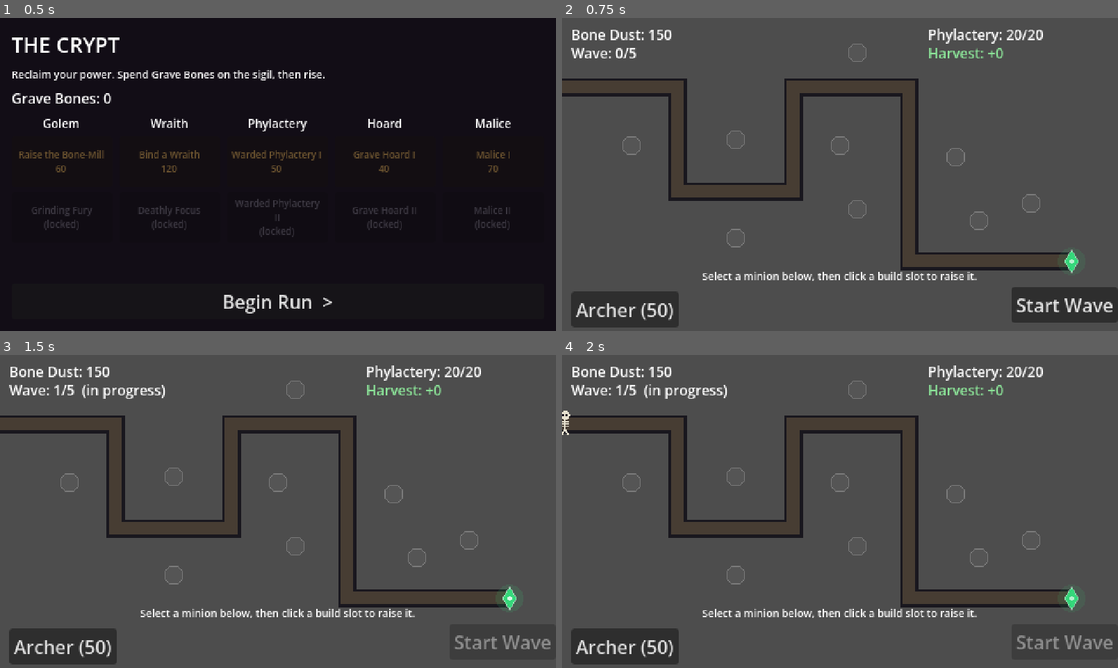
Above: before the commit, frames 1-4 (two rows, left to right).
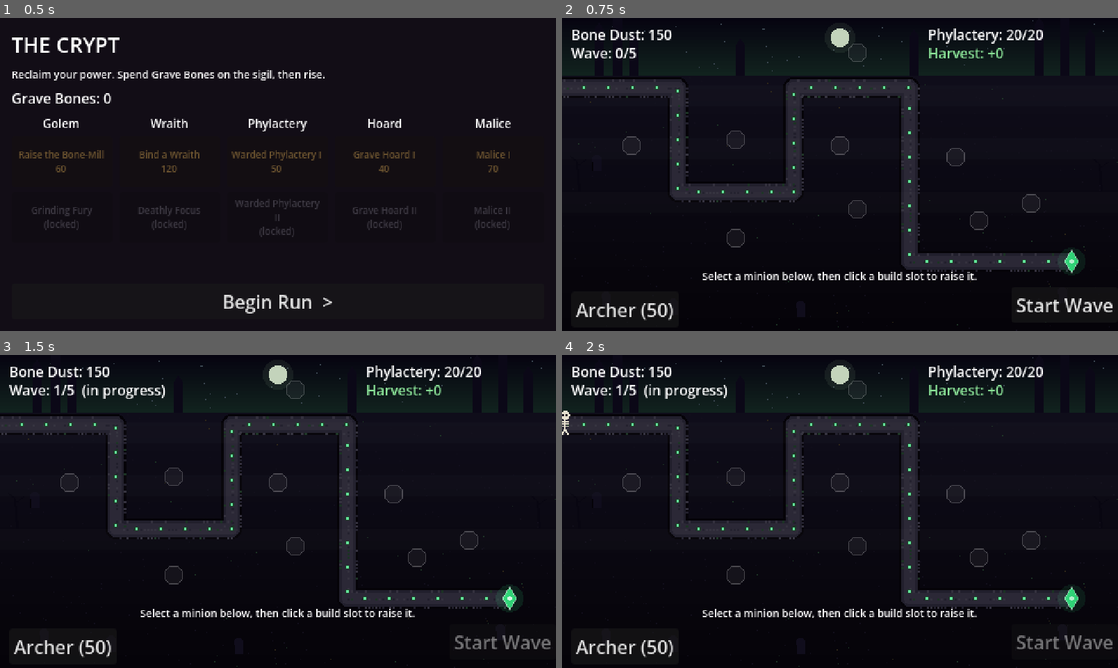
Above: after the commit, the same moments.

Repository: aschollwoeck/debonethemall
Game: Godot game, scene res://scenes/hub/hub.tscn
Same seed, same stepped clock (60 frames per second), same inputs: the game is played once before the commit and once after it.
Inputs:
- Up to frame 1 (0.5 s): no input
- Up to frame 2 (0.75 s): click "Begin Run >" at 0.5 s
- Up to frame 3 (1.5 s): click "Start Wave" at 1.25 s
- Up to frame 4 (2 s): no input

Frame 1 is identical in both runs. In frame 2, 95% of the frame differs, in the area x 0-100%, y 0-100%; in frame 3, 96%; in frame 4, 95%.

Commit message:
feat(visual): layered graveyard backdrop + cobbled path (M2 slice 1)
Replace the flat grey field and brown polyline with a Backdrop node (z_index -10):
a horizon strip (cold sky, sick moon, crypt spires) over a top-down dark graveyard
field with drifting ground fog, plus a cobbled path with glowing rune-stones. The
enemy path is passed in via setup(); deco is precomputed with a fixed-seed RNG so
redraws are stable. main._draw now draws only the build-slot markers.

First slice of the M2 visual overhaul toward docs/art-direction.md; lighting,
re-arted sprites, and the diegetic HUD follow. Screenshot-verified; 60 tests green.

Applies review nits: hoisted per-frame allocations (spire list, fog color) to
consts, bounded the fog accumulator, and corrected 'fog' doc wording (ground fog,
not horizon) + added the backdrop to the code-driven-world note.

Co-Authored-By: Claude Opus 4.8 (1M context) <noreply@anthropic.com>
Claude-Session: https://claude.ai/code/session_01P8fbTuTW77i57Wh6oPPauN

Diff:
--- a/scripts/main/main.gd
+++ b/scripts/main/main.gd
@@ -47,6 +47,11 @@
 	_slot_minions.resize(_slots.size())
 	_mods = SkillTree.build_run_modifiers()
 	_damage_mult = _mods.minion_damage_mult
+
+	# Atmospheric backdrop + cobbled path (draws behind gameplay). M2 slice 1.
+	var backdrop := Backdrop.new()
+	add_child(backdrop)
+	backdrop.setup(_path)
 
 	# Apply meta buffs: starting Bone Dust bonus on top of the base.
 	GameState.reset_run()
@@ -253,10 +258,8 @@
 # ---------------------------------------------------------------- drawing (path + slots)
 
 func _draw() -> void:
-	# path: dark casing + bone-dust track
-	draw_polyline(_path, Color(0.10, 0.09, 0.12), 16.0)
-	draw_polyline(_path, Color(0.28, 0.24, 0.20), 11.0)
-	# build slots
+	# The cobbled path is now drawn by the Backdrop (behind gameplay). Here we draw only the
+	# build-slot markers (the gameplay overlay), which sit above the path but below minions.
 	var can_afford_selected := _selected_affordable()
 	for i in _slots.size():
 		var p: Vector2 = _slots[i]
--- /dev/null
+++ b/scripts/world/backdrop.gd
@@ -0,0 +1,172 @@
+extends Node2D
+class_name Backdrop
+## Layered graveyard backdrop (M2 slice 1 — the Visual Overhaul, docs/art-direction.md §8).
+## Replaces the flat grey field with atmosphere: a distant horizon strip (cold sky, a sick moon,
+## crypt-spire silhouettes) over a top-down dark graveyard field (dirt/moss/bone speckle +
+## drifting ground fog), plus the cobbled winding path. Draws behind gameplay (z_index -10).
+##
+## Lighting, vignette, and the additive glow are M2 slice 2; the macabre prop kit is slice 7.
+
+const HORIZON := 50.0   # y below which the top-down field begins
+
+# --- palette (docs/art-direction.md §3) ---
+const SKY_TOP := Color("060410")
+const SKY_HORIZON := Color("12241f")
+const GROUND_HI := Color("0f0d1a")
+const GROUND_LO := Color("050308")
+const SPIRE := Color("0b0817")
+const MOON := Color("c3d3bb")
+const STAR := Color("3a4650")
+const MOSS := Color("1c3324")
+const BONEBIT := Color("2e2718")
+const DIRT := Color("120f1c")
+const STONE_DARK := Color("050308")
+const STONE_BASE := Color("211f2c")
+const STONE_LIT := Color("2b2836")
+const COBBLE := Color("34313e")
+const GRAVE := Color("100d1c")
+const TREE := Color("080611")
+const RUNE := Color("63e39a")   # act accent — slice 2 makes it bloom
+const FOG_COLOR := Color(0.55, 0.62, 0.58, 0.028)
+## Crypt spires along the horizon: [x, height].
+const SPIRES := [[28, 40], [44, 54], [58, 30], [150, 26], [300, 34], [408, 44], [430, 58], [452, 34]]
+
+var _path: PackedVector2Array
+var _stars: Array = []
+var _speckles: Array = []       # {p:Vector2, c:Color}
+var _cobbles: Array = []        # {p:Vector2, c:Color}
+var _runes: Array = []          # Vector2
+var _fog: float = 0.0
+
+
+func _ready() -> void:
+	z_index = -10   # behind gameplay (path drawn here, minions/enemies draw on top)
+
+
+## Receives the enemy path from Main and precomputes the (deterministic) scene decoration.
+func setup(path_points: PackedVector2Array) -> void:
+	_path = path_points
+	_generate()
+	queue_redraw()
+
+
+func _generate() -> void:
+	var rng := RandomNumberGenerator.new()
+	rng.seed = 1337
+	_stars.clear()
+	for i in 40:
+		_stars.append(Vector2(rng.randf() * 480.0, rng.randf() * HORIZON))
+	_speckles.clear()
+	for i in 280:
+		var p := Vector2(rng.randf() * 480.0, HORIZON + rng.randf() * (270.0 - HORIZON))
+		var v := rng.randf()
+		var c := MOSS if v > 0.9 else (BONEBIT if v > 0.85 else DIRT)
+		_speckles.append({"p": p, "c": c})
+	# cobble texture + glowing rune stones sampled along the real path
+	_cobbles.clear()
+	_runes.clear()
+	if _path.size() >= 2:
+		var acc := 0.0
+		for i in _path.size() - 1:
+			var a: Vector2 = _path[i]
+			var b: Vector2 = _path[i + 1]
+			var seg := a.distance_to(b)
+			var dir := (b - a).normalized()
+			var perp := Vector2(-dir.y, dir.x)
+			var d := 0.0
+			while d < seg:
+				var pos := a + dir * d
+				for k in [-1, 0, 1]:
+					var pp: Vector2 = pos + perp * (k * 7)
+					if rng.randf() > 0.55:
+						_cobbles.append({"p": pp, "c": COBBLE if rng.randf() > 0.5 else STONE_BASE})
+					elif rng.randf() > 0.9:
+						_cobbles.append({"p": pp, "c": MOSS})
+				acc += 3.0
+				if acc >= 20.0:
+					acc = 0.0
+					_runes.append(pos)
+				d += 3.0
+
+
+func _process(delta: float) -> void:
+	_fog = fmod(_fog + delta, 100000.0)   # bounded so float precision never degrades
+	queue_redraw()   # only the fog animates; the rest is stable per frame
+
+
+func _draw() -> void:
+	# base
+	draw_rect(Rect2(0, 0, 480, 270), GROUND_LO)
+	# --- horizon strip ---
+	_vgrad(0, 0, 480, HORIZON, SKY_TOP, SKY_HORIZON, 16)
+	for s in _stars:
+		draw_rect(Rect2(s.x, s.y, 1, 1), STAR)
+	# sick moon + faint halo (kept clear of the top-right HUD readouts)
+	draw_circle(Vector2(240, 17), 13, Color(0.58, 0.72, 0.55, 0.10))
+	draw_circle(Vector2(240, 17), 8, MOON)
+	# crypt spires rising to the horizon
+	for sp in SPIRES:
+		_spire(sp[0], sp[1])
+	# --- top-down field ---
+	_vgrad(0, HORIZON, 480, 270 - HORIZON, GROUND_HI, GROUND_LO, 20)
+	for sp in _speckles:
+		draw_rect(Rect2(sp.p.x, sp.p.y, 1, 1), sp.c)
+	# sparse set-dressing, kept clear of the path corridor (the macabre kit is slice 7)
+	_gravestone(30, 132); _gravestone(38, 250); _gravestone(432, 246)
+	_gravestone(96, 256); _gravestone(206, 258)
+	_tree(15, 150, 26); _tree(466, 150, 24)
+	# --- the cobbled path ---
+	_draw_path()
+	# --- drifting ground fog (subtle) ---
+	_draw_fog()
+
+
+func _vgrad(x: float, y: float, w: float, h: float, ct: Color, cb: Color, steps: int) -> void:
+	var bh := h / float(steps)
+	for i in steps:
+		draw_rect(Rect2(x, y + i * bh, w, bh + 1.0), ct.lerp(cb, i / float(steps)))
+
+
+func _spire(x: float, h: float) -> void:
+	draw_rect(Rect2(x, HORIZON - h, 8, h), SPIRE)
+	draw_colored_polygon(PackedVector2Array([
+		Vector2(x, HORIZON - h), Vector2(x + 4, HORIZON - h - 7), Vector2(x + 8, HORIZON - h)]), SPIRE)
+
+
+func _gravestone(x: float, y: float) -> void:
+	draw_rect(Rect2(x - 4, y - 10, 8, 10), GRAVE)
+	draw_circle(Vector2(x, y - 10), 4, GRAVE)
+	draw_rect(Rect2(x - 4, y - 8, 1, 8), STONE_DARK)
+
+
+func _tree(x: float, base: float, h: float) -> void:
+	draw_line(Vector2(x, base), Vector2(x - 2, base - h), TREE, 2.0)
+	draw_line(Vector2(x - 2, base - h), Vector2(x - 8, base - h - 5), TREE, 1.0)
+	draw_line(Vector2(x - 2, base - h + 4), Vector2(x + 6, base - h - 2), TREE, 1.0)
+
+
+func _draw_path() -> void:
+	_stroke(STONE_DARK, 18.0)
+	_stroke(STONE_BASE, 14.0)
+	_stroke(STONE_LIT, 10.0)
+	for d in _cobbles:
+		draw_rect(Rect2(d.p.x, d.p.y, 2, 2), d.c)
+	for r in _runes:
+		draw_rect(Rect2(r.x - 2, r.y - 2, 4, 4), Color("1e3a28"))
+		draw_rect(Rect2(r.x - 1, r.y - 1, 2, 2), RUNE)
+
+
+## Strokes the path with rounded joints (draw_line segments + circles fill the corners).
+func _stroke(color: Color, width: float) -> void:
+	for i in _path.size() - 1:
+		draw_line(_path[i], _path[i + 1], color, width)
+	for i in range(1, _path.size() - 1):
+		draw_circle(_path[i], width * 0.5, color)
+
+
+func _draw_fog() -> void:
+	for i in 3:
+		var off := fmod(_fog * (6.0 + i * 3.0), 480.0)
+		var y := HORIZON + 8.0 + i * 46.0
+		draw_rect(Rect2(-off, y, 480, 18), FOG_COLOR)
+		draw_rect(Rect2(480 - off, y, 480, 18), FOG_COLOR)
Not shown, added: scripts/world/backdrop.gd.uid
Not shown, changed: CHANGELOG.md
Not shown, changed: docs/architecture.md
